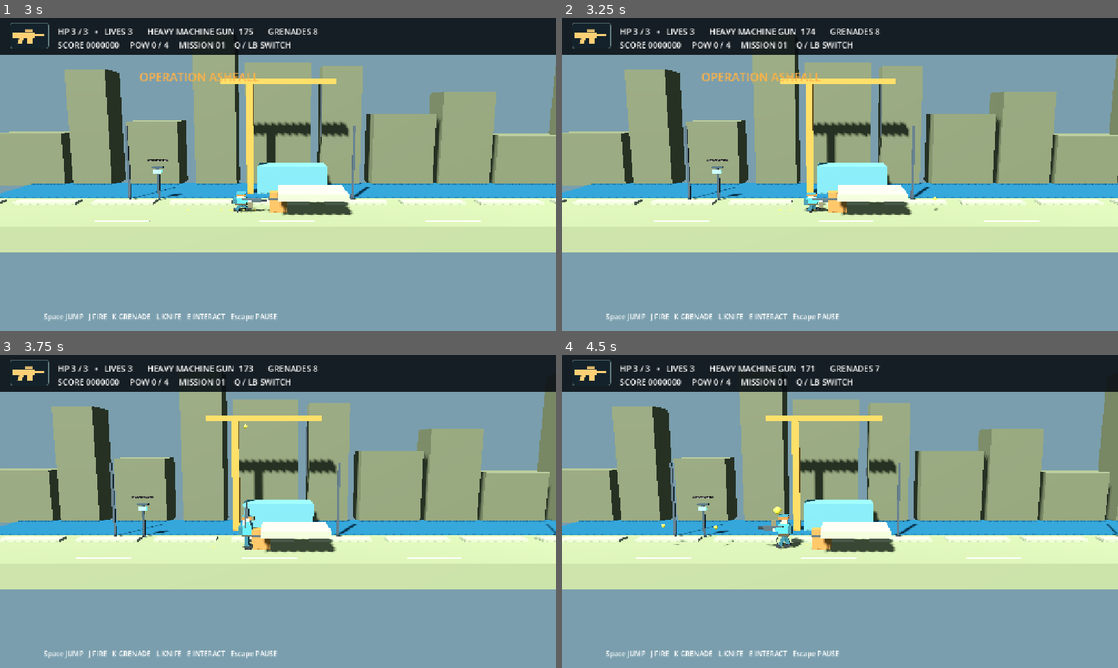
Above: before the commit, frames 1-4 (two rows, left to right).
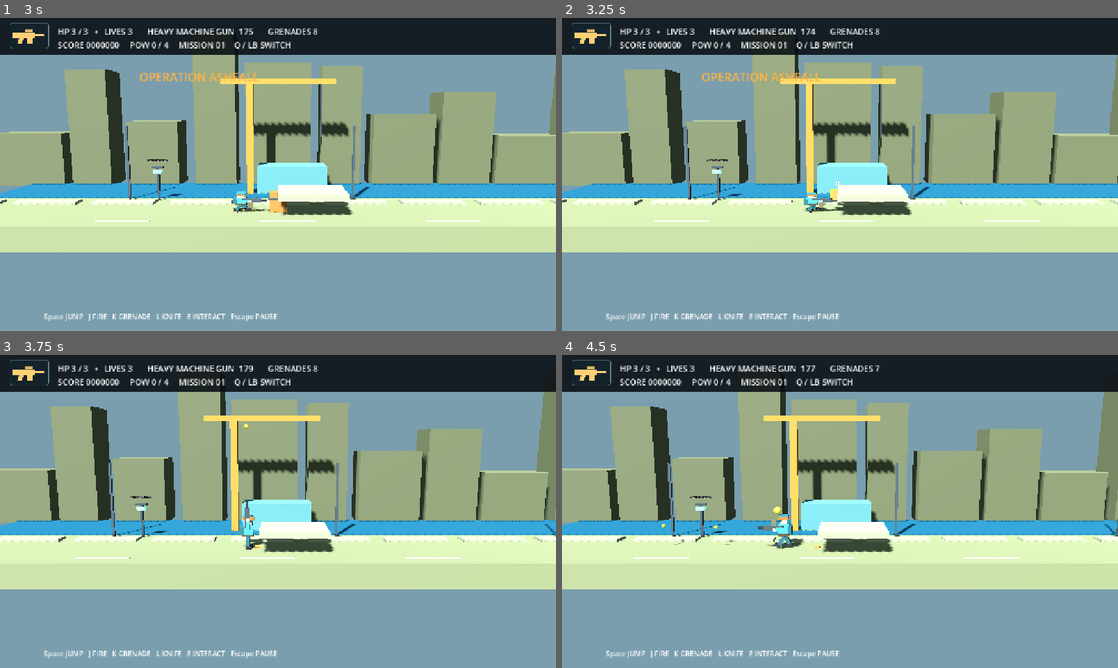
Above: after the commit, the same moments.

Repository: GEEGEEGOOGOO/Iron-Front-
Game: Godot game, scene res://scenes/main.tscn
Two runs of this game, one before a commit and one after it. Both use one fixed random seed, a clock stepped at 60 frames per second and the inputs below.
Inputs (mouse positions are in pixels of both pictures, inside the frame that each line leads up to):
- Up to frame 1 (3 s): click "01 / Operation Ashfall" at 0.5 s; tap Enter at 1.25 s; move the mouse to (400, 158) at 1.27 s; hold D (move_right) 1.28-2.03 s; hold J (fire) 1.28-2.03 s; click (400, 158) at 1.42 s; tap Space (jump) at 1.52, 2.27 s; move the mouse to (166, 190) at 2.02 s; hold Down 2.03-2.78 s; tap W (aim_up) at 2.1 s; tap J (fire) at 2.3 s; move the mouse to (333, 105) at 2.77 s; hold D (move_right) from 2.78 s (still down); hold S (crouch) from 2.78 s (still down)
- Up to frame 2 (3.25 s): keep holding D (move_right); keep holding S (crouch); tap J (fire) at 3.05 s
- Up to frame 3 (3.75 s): move the mouse to (250, 574) at 3.52 s; release D (move_right) at 3.53 s; release S (crouch) at 3.53 s; hold Up from 3.53 s (still down); tap J (fire) at 3.6 s; click (250, 574) at 3.67 s
- Up to frame 4 (4.5 s): tap Space (jump) at 3.77 s; move the mouse to (1006, 558) at 4.27 s; release Up at 4.28 s; hold A (move_left) from 4.28 s (still down); hold J (fire) from 4.28 s (still down); tap K (fire_secondary) at 4.35 s

Frame 1 is identical in both runs. In frame 2, 0.2% of the frame differs, in the area x 47-68%, y 52-63%; in frame 3, 3.1%; in frame 4, 4.3%, in the area x 0-100%, y 3-66%.

Commit message:
Prevent long muzzles from bypassing close cover

Diff:
--- a/scripts/player/player.gd
+++ b/scripts/player/player.gd
@@ -132,7 +132,7 @@
 	model.visible = health.invulnerability <= 0 or fmod(health.invulnerability, 0.14) < 0.07
 	gun.visible = model.visible
 	if Input.is_action_pressed("fire") and cooldown <= 0:
-		Combat.fire(self, muzzle.global_position, aim, weapon, true)
+		Combat.fire(self, firing_origin(), aim, weapon, true)
 		cooldown = 1.0 / weapon.fire_rate
 		if ammo > 0:
 			ammo -= 1
@@ -169,6 +169,11 @@
 	update_gun_model()
 	EventBus.weapon_picked_up.emit(data.title)
 	EventBus.hud_changed.emit()
+func firing_origin() -> Vector3:
+	var query := PhysicsRayQueryParameters3D.create(gun.global_position, muzzle.global_position, 1 | 16 | 256)
+	query.collide_with_areas = true
+	var obstruction := get_world_3d().direct_space_state.intersect_ray(query)
+	return obstruction.position - aim * 0.025 if not obstruction.is_empty() else muzzle.global_position
 func switch_weapon() -> void:
 	if not reserve_weapon or reserve_ammo <= 0:
 		return
--- a/tests/combat_regression.gd
+++ b/tests/combat_regression.gd
@@ -41,6 +41,13 @@
 	before = front.health.current_health
 	Combat.fire(player, Vector3(5, 1.25, 0), Vector3.RIGHT, flame, true)
 	check(is_equal_approx(front.health.current_health, before), "World cover must block flame damage")
+	player.equip(load("res://data/weapons/laser.tres"))
+	player.gun.rotation.z = 0
+	player.aim = Vector3.RIGHT
+	var clipped_origin: Vector3 = player.firing_origin()
+	check(clipped_origin.x < wall.position.x, "Long muzzle must stop before nearby cover")
+	Combat.fire(player, clipped_origin, Vector3.RIGHT, player.weapon, true)
+	check(is_equal_approx(front.health.current_health, before), "Long weapon must not fire through nearby cover")
 	wall.queue_free()
 	await settle()
 	PoolManager.release(front)
Not shown, changed: docs/progress.md
